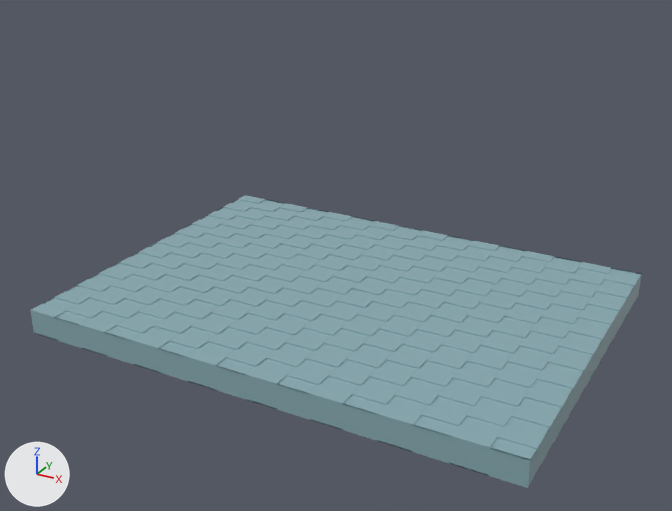
A saved change to the glTF model static/models/Ground.glb.
Rendered twice from a camera (50 mm lens) standing at (15.0, -28.3, 12.4) and looking at (0.7, -2.3, -0.6). Arrows for +X, +Y and +Z are at lower left; the lights stay in place. Vertices at the same position are counted once.

Names of what the first picture shows: 'Ground'.
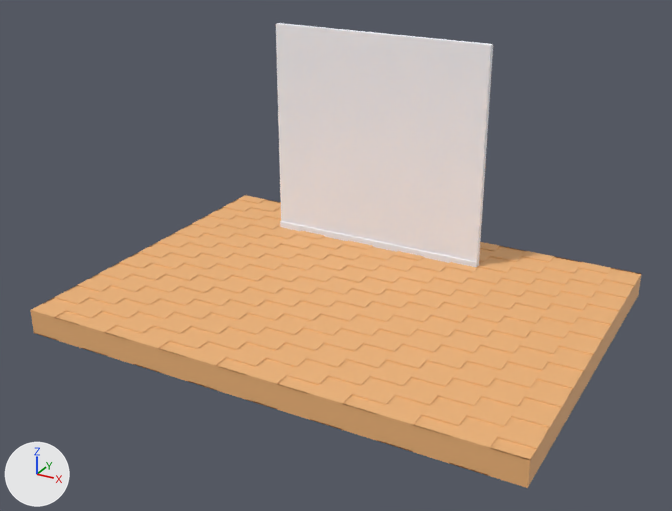
Changed parts and their boxes (x1, y1, x2, y2) in the pictures (672 x 511 px):
'Ground', recoloured, reshaped (cyan to beige, 59% taller)
    before: (31, 195, 641, 488)
    after: (31, 23, 641, 488)
part 1 of me_cube_011, added
    after: (276, 23, 493, 267)

What the commit changed:
Material 'Material' (mat_material) changes colour from cyan #87aab2 to beige #efb478; in linear values from (0.244, 0.401, 0.443) to (0.863, 0.456, 0.188).
Material 'Shelves' (mat_shelves) is new.
Its base color is (0.939, 0.947, 1.0) (white #f8f9ff).
Its roughness is 1.0.
me_cube_011 is used by ob_ground; location (0.0, 0.0, 0.0).
me_cube_011 had 3260 vertices, 8132 faces and spanned x -8.3..9.7, y -8.0..5.3, z -3.3..-2.4.
me_cube_011 now has 3276 vertices, 8160 faces and spans x -8.3..9.7, y -8.0..5.3, z -3.3..6.1.
me_cube_011 part 1: a new loose piece of 16 vertices spanning x -4.8..4.0, y 2.9..3.2, z -2.5..6.1, in mat_shelves (white #f8f9ff).
me_cube_011 now uses material mat_shelves (white #f8f9ff).
